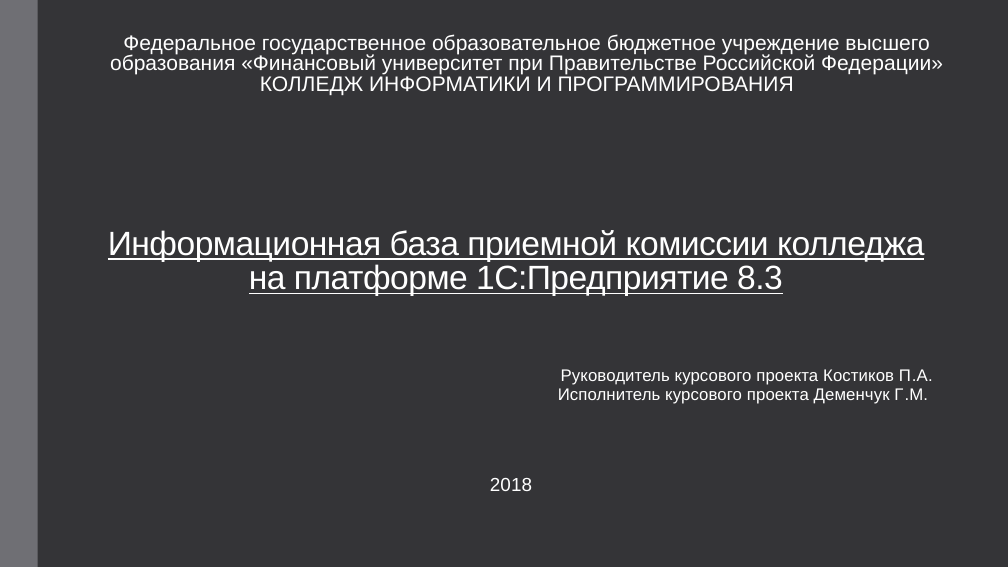
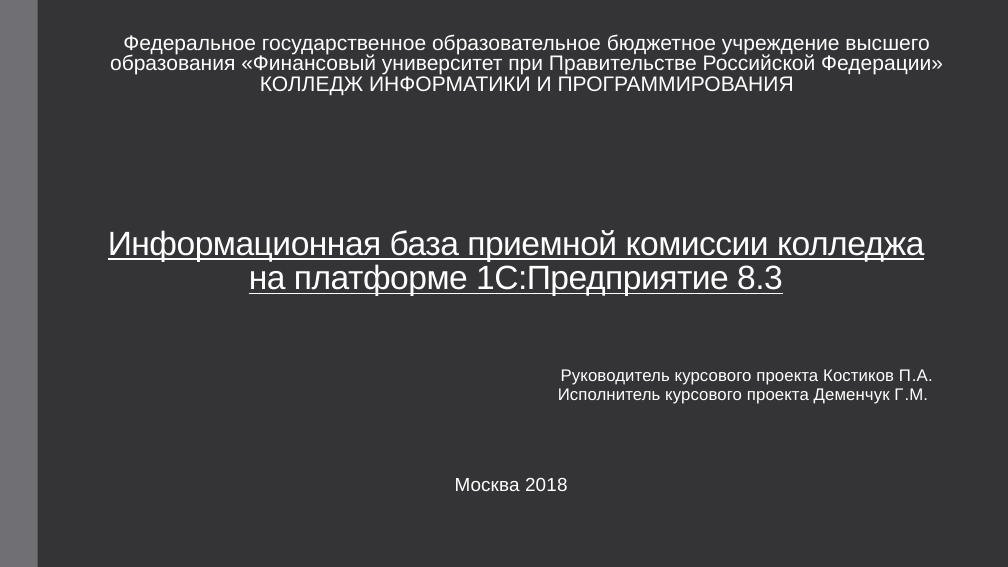
Before and after one commit to GeorgiyDemo/KIP, a slide deck: slide 1 of Course III/БД/1C/Курсовой/Презентация.pptx. Drawn at 1008x567 pixels with LibreOffice and Linux fonts; fonts in the diff are those of the drawing. Boxes give left, top, right and bottom in pixels: in the first picture for what was removed or moved away, otherwise in the second. Text is boxed around its words. In the diff, an @@ line names an element or a change of style, - is before the commit and + after.

```diff
--- a/Course III/БД/1C/Курсовой/Презентация.pptx
+++ b/Course III/БД/1C/Курсовой/Презентация.pptx
@@ text at [455,478,567,491]: text changed @@
-2018
+Москва 2018
```
Also in this commit, not shown: 4 other slides changed, 6 other files.
